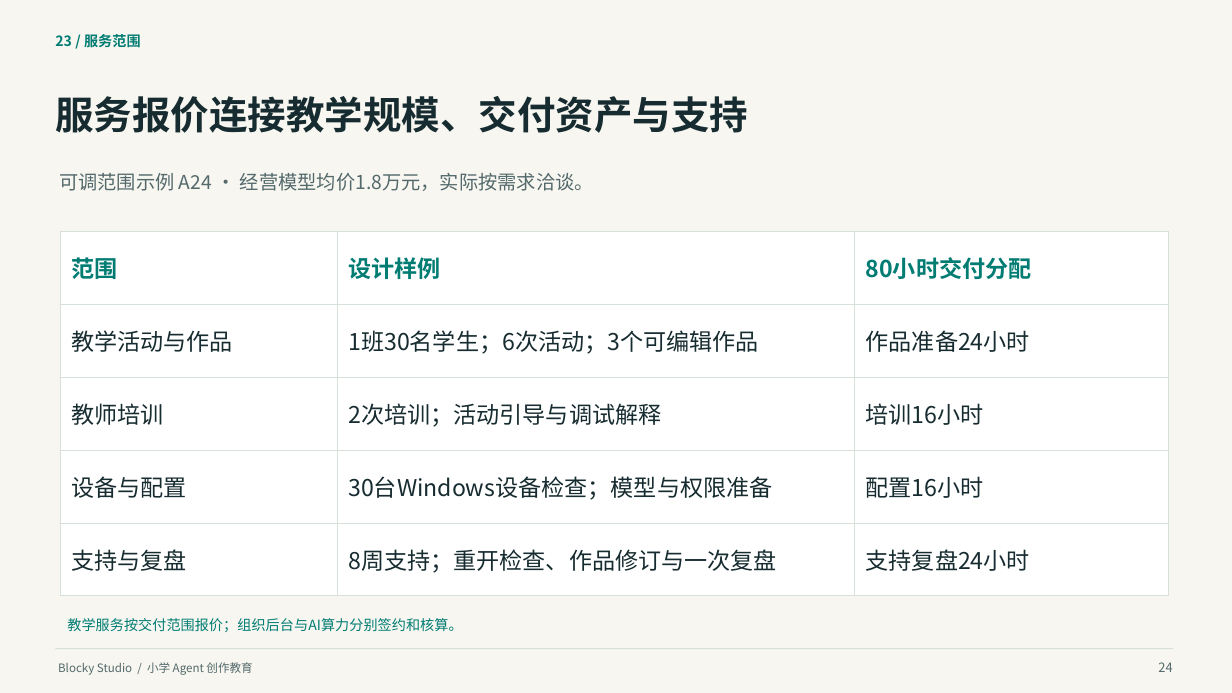
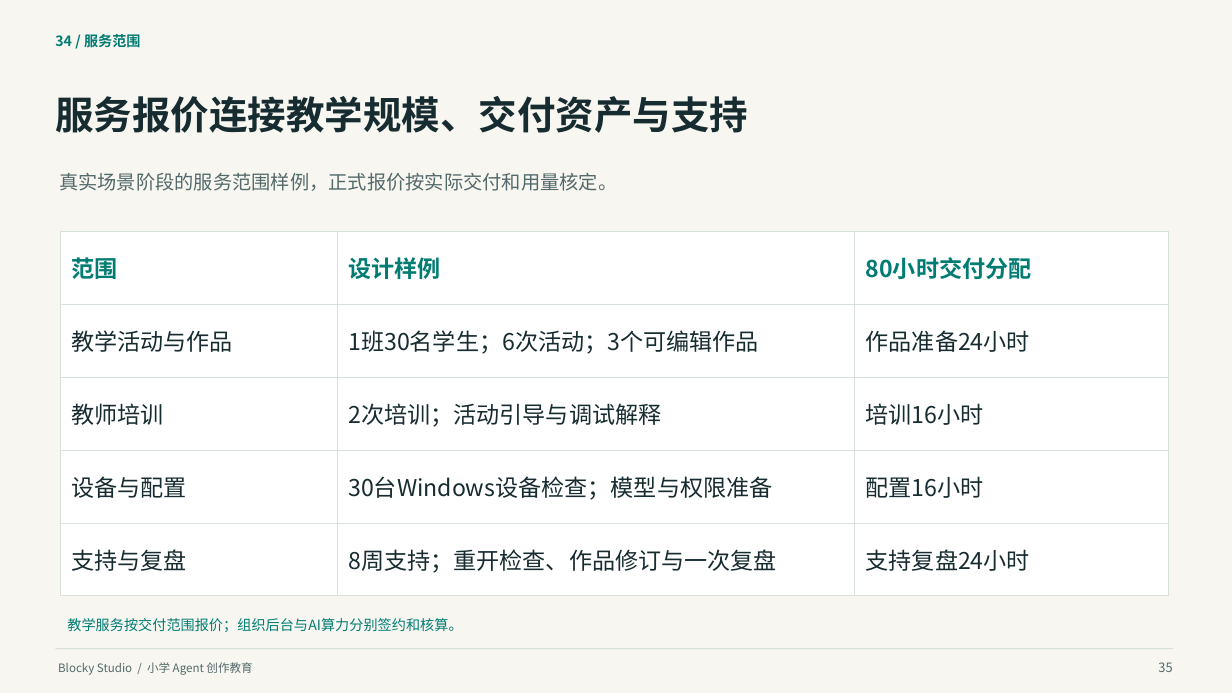
Before and after one commit to q2955161835-debug/Blocky-AI, a slide deck: slide 35 of doc/交付/2026-10-03-答辩与商业计划书/Blocky-Studio-小学Agent创作教育-2026-10-03.pptx (slide 24 before the commit). Drawn at 1232x693 pixels with LibreOffice and Linux fonts; fonts in the diff are those of the drawing. Boxes give left, top, right and bottom in pixels: in the first picture for what was removed or moved away, otherwise in the second. Text is boxed around its words. In the diff, an @@ line names an element or a change of style, - is before the commit and + after.

```diff
--- a/doc/交付/2026-10-03-答辩与商业计划书/Blocky-Studio-小学Agent创作教育-2026-10-03.pptx
+++ b/doc/交付/2026-10-03-答辩与商业计划书/Blocky-Studio-小学Agent创作教育-2026-10-03.pptx
@@ text at (55,32,141,50): text changed @@
-23 / 服务范围
+34 / 服务范围
@@ text at (59,173,617,191): text changed @@
-可调范围示例 A24 · 经营模型均价1.8万元，实际按需求洽谈。
+真实场景阶段的服务范围样例，正式报价按实际交付和用量核定。
@@ text at (1158,662,1172,672): text changed @@
-24
+35
```
Also in this commit, not shown: 34 other slides changed, 9 slides added, 1 slide removed, 52 other files.
